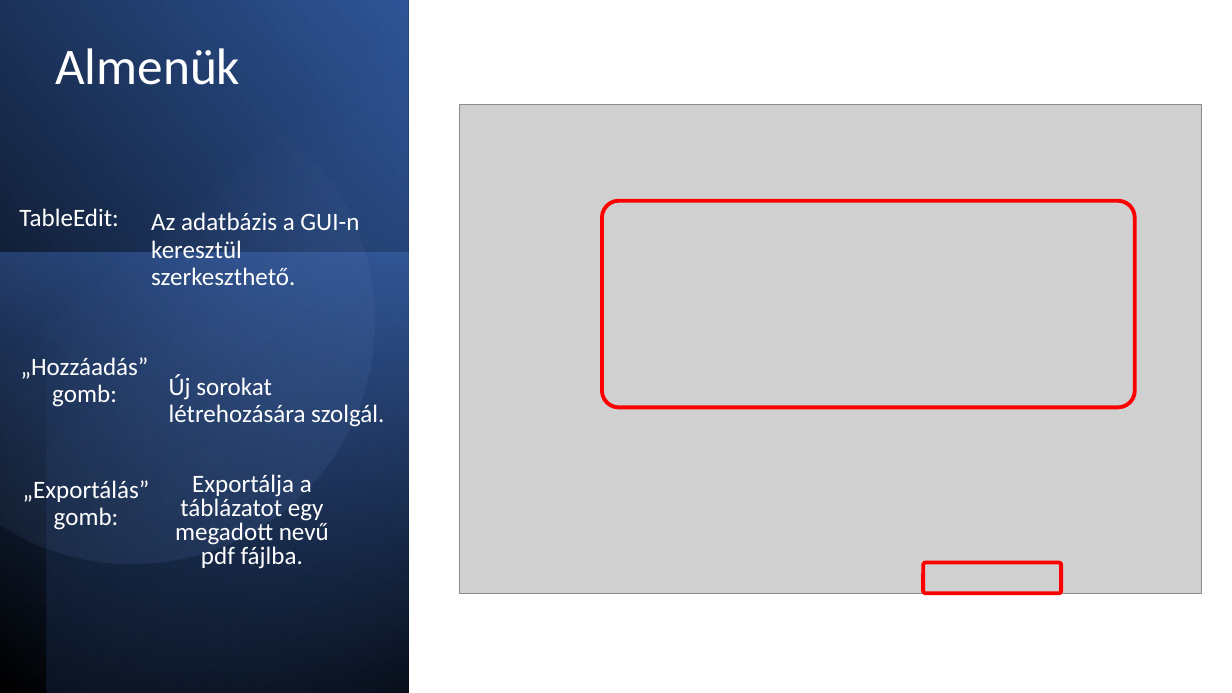
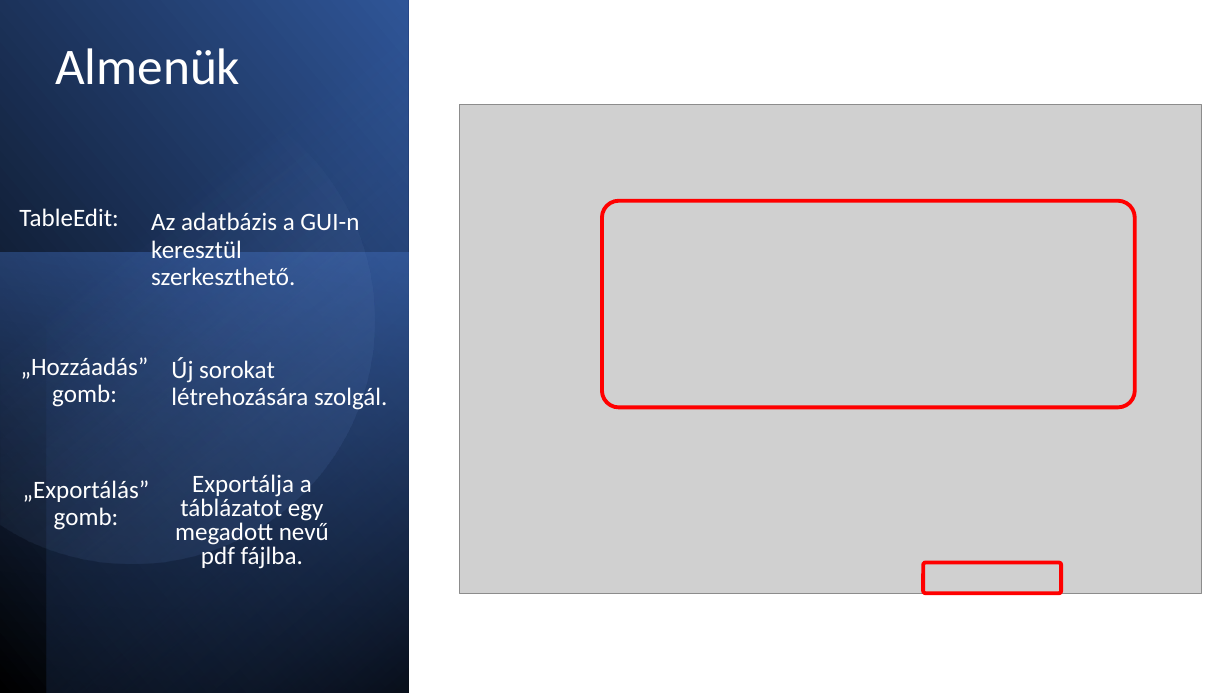
Before and after one commit to bala1228/Szoftver-Projekt, a slide deck: slide 5 of SFM_Projekt_Áttekintés_2.pptx. Drawn at 1232x693 pixels with LibreOffice and Linux fonts; fonts in the diff are those of the drawing; grey boxes stand for pictures. Boxes give left, top, right and bottom in pixels: in the first picture for what was removed or moved away, otherwise in the second. Text is boxed around its words. In the diff, an @@ line names an element or a change of style, - is before the commit and + after.

```diff
--- a/SFM_Projekt_Áttekintés_2.pptx
+++ b/SFM_Projekt_Áttekintés_2.pptx
@@ text "Új sorokat létrehozására szolgál.": place and size @@
-text "Új sorokat létrehozására szolgál." at <box>169,374,384,427</box>
+text "Új sorokat létrehozására szolgál." at <box>171,358,387,410</box>
```
Also in this commit, not shown: 2 other slides changed, 1 slide added, 1 slide removed.
